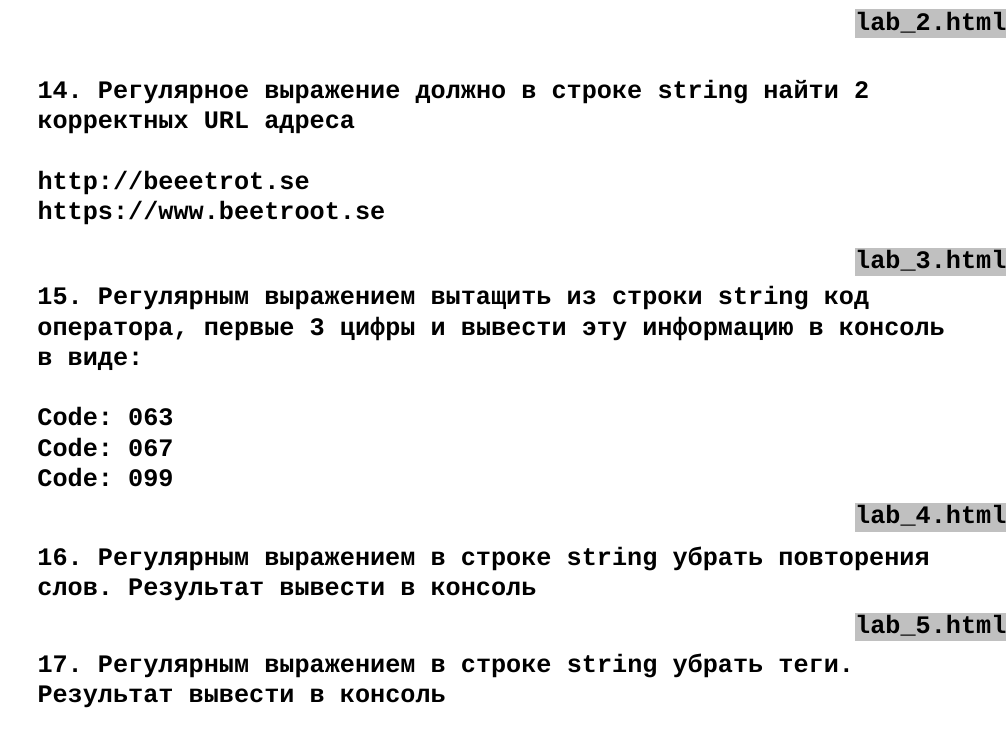
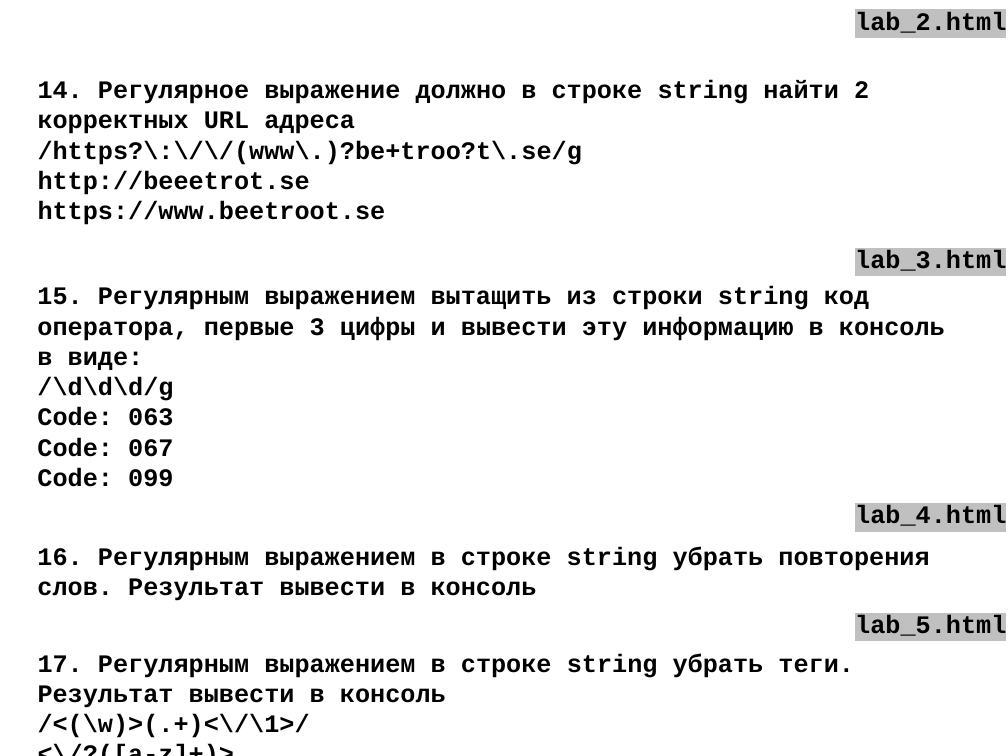
Before and after one commit to Valentin404/Beetroot, a slide deck: slide 28 of Lesson3/lab/Regular_expression.pptx (slide 29 before the commit). Drawn at 1008x756 pixels with LibreOffice and Linux fonts; fonts in the diff are those of the drawing. Boxes give left, top, right and bottom in pixels: in the first picture for what was removed or moved away, otherwise in the second. Text is boxed around its words. In the diff, an @@ line names an element or a change of style, - is before the commit and + after.

```diff
--- a/Lesson3/lab/Regular_expression.pptx
+++ b/Lesson3/lab/Regular_expression.pptx
@@ text at [38, 80, 869, 225]: text changed @@
-14. Регулярное выражение должно в строке string найти 2 корректных URL адреса
-http://beeetrot.se
-https://www.beetroot.se
+14. Регулярное выражение должно в строке string найти 2 корректных URL адреса
+/https?\:\/\/(www\.)?be+troo?t\.se/g
+http://beeetrot.se
+https://www.beetroot.se
@@ text at [37, 351, 173, 487]: text changed @@
-в виде:
-Code: 063
-Code: 067
-Code: 099
+в виде:
+/\d\d\d/g
+Code: 063
+Code: 067
+Code: 099
@@ text at [38, 714, 310, 738]: paragraphs added @@
+/<(\w)>(.+)<\/\1>/
+<\/?([a-z]+)>
```
Also in this commit, not shown: 1 other slide changed, 1 slide removed, 5 other files.
